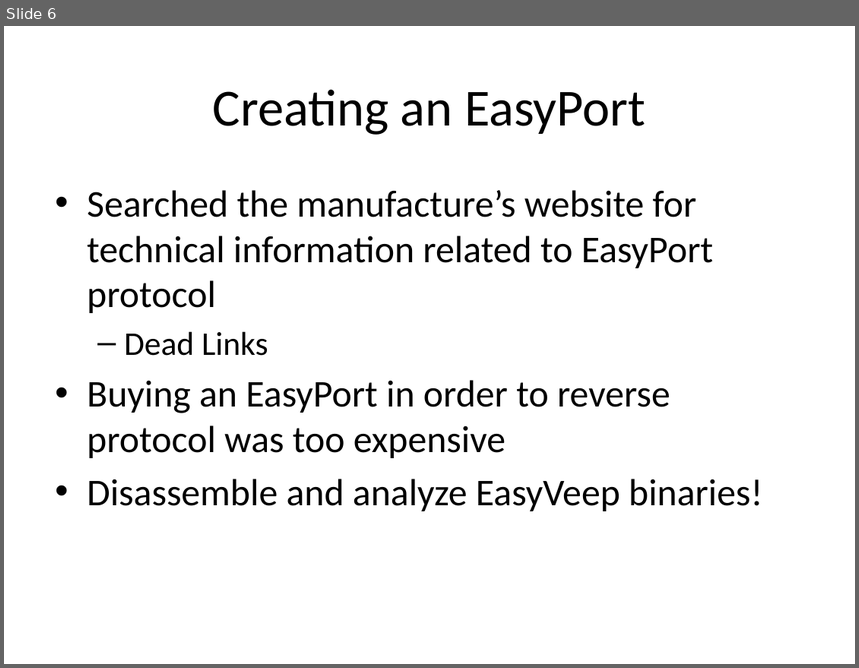
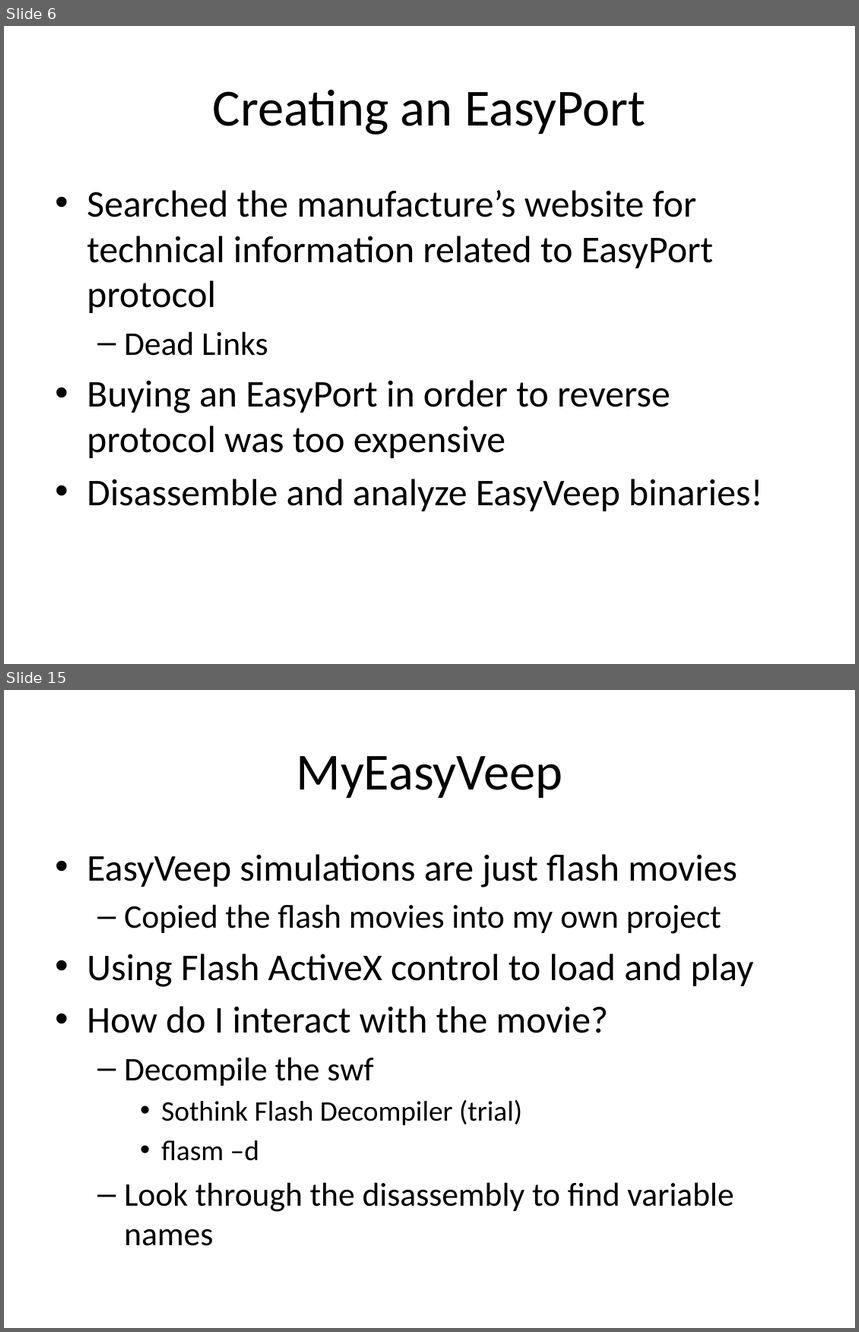
Before and after one commit to benjaminob6/GRP, a slide deck: docs/presentation/Defense.pptx. Shown one above the other, each under a label of ours: slide 6 before the commit, slides 6 and 15 after it; the slides between them are not shown. The pictures are 859x668 and 859x1332 pixels, drawn with LibreOffice and Linux fonts; fonts in the diff are those of the drawing. Boxes give left, top, right and bottom in pixels: in the first picture for what was removed or moved away, otherwise in the second. Text is boxed around its words. In the diff, an @@ line names an element or a change of style, - is before the commit and + after.

```diff
--- a/docs/presentation/Defense.pptx
+++ b/docs/presentation/Defense.pptx
@@ slide 15 added at [4, 690, 855, 1328], background #FFFFFF @@
@@ title added at [297, 756, 563, 798], 44 pt, text #000000 @@
+MyEasyVeep
@@ text added at [87, 854, 754, 1246], 32 pt, text #000000 @@
+• EasyVeep simulations are just flash movies
+  – Copied the flash movies into my own project
+• Using Flash ActiveX control to load and play
+• How do I interact with the movie?
+  – Decompile the swf
+    • Sothink Flash Decompiler (trial)
+    • flasm –d
+  – Look through the disassembly to find variable names
```
Also in this commit, not shown: 1 slide changed, 14 other slides added, 13 other files.
